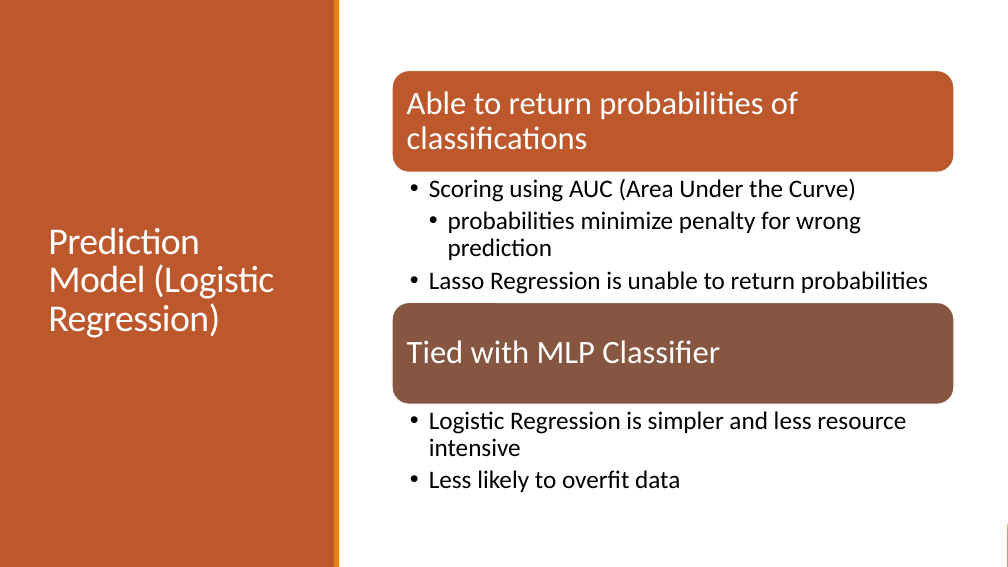
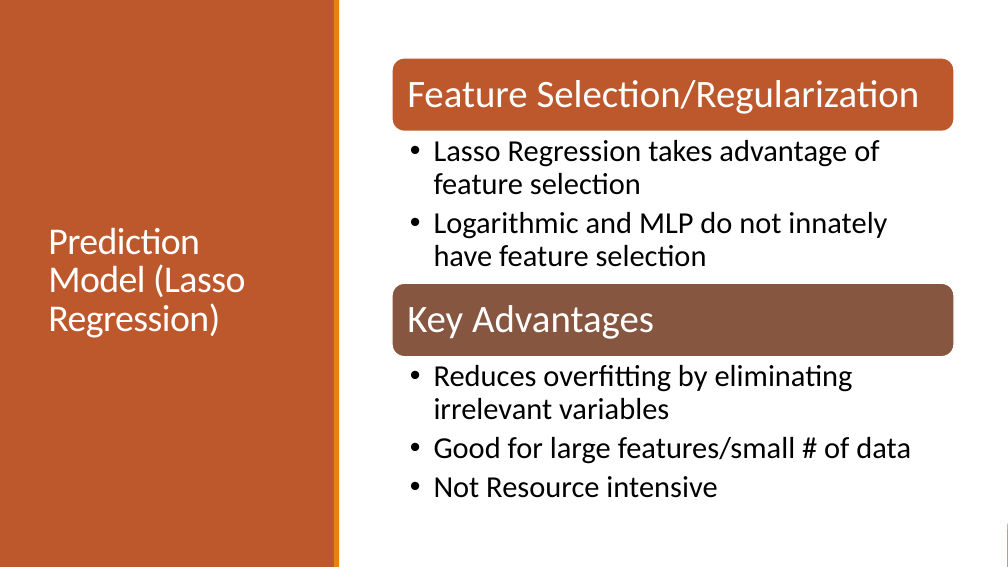
Before and after one commit to suong4554/Machine-Learning-Poly-U, a slide deck: slide 10 of Presentation.pptx. Drawn at 1008x567 pixels with LibreOffice and Linux fonts; fonts in the diff are those of the drawing. Boxes give left, top, right and bottom in pixels: in the first picture for what was removed or moved away, otherwise in the second. Text is boxed around its words. In the diff, an @@ line names an element or a change of style, - is before the commit and + after.

```diff
--- a/Presentation.pptx
+++ b/Presentation.pptx
@@ rounded rectangle: place and size @@
-rounded rectangle at [392,70,954,172]
+rounded rectangle at [392,58,954,132]
@@ title at [48,227,245,338]: text changed @@
-Prediction Model (Logistic Regression)
+Prediction Model (Lasso Regression)
@@ rounded rectangle: place and size @@
-rounded rectangle at [392,302,954,405]
+rounded rectangle at [392,284,954,357]
@@ group added at [407,80,920,498]: 4 texts @@
+Feature Selection/Regularization
+  • Lasso Regression takes advantage of feature selection
+  • Logarithmic and MLP do not innately have feature selection
+Key Advantages
+  • Reduces overfitting by eliminating irrelevant variables
+  • Good for large features/small # of data
+  • Not Resource intensive
@@ group removed at [407,91,928,492]: 4 texts @@
-Able to return probabilities of classifications
-  • Scoring using AUC (Area Under the Curve)
-    • probabilities minimize penalty for wrong prediction
-  • Lasso Regression is unable to return probabilities
-Tied with MLP Classifier
-  • Logistic Regression is simpler and less resource intensive
-  • Less likely to overfit data
```
Also in this commit, not shown: 6 other slides changed, 1 slide added, 1 slide removed, 7 other files.
